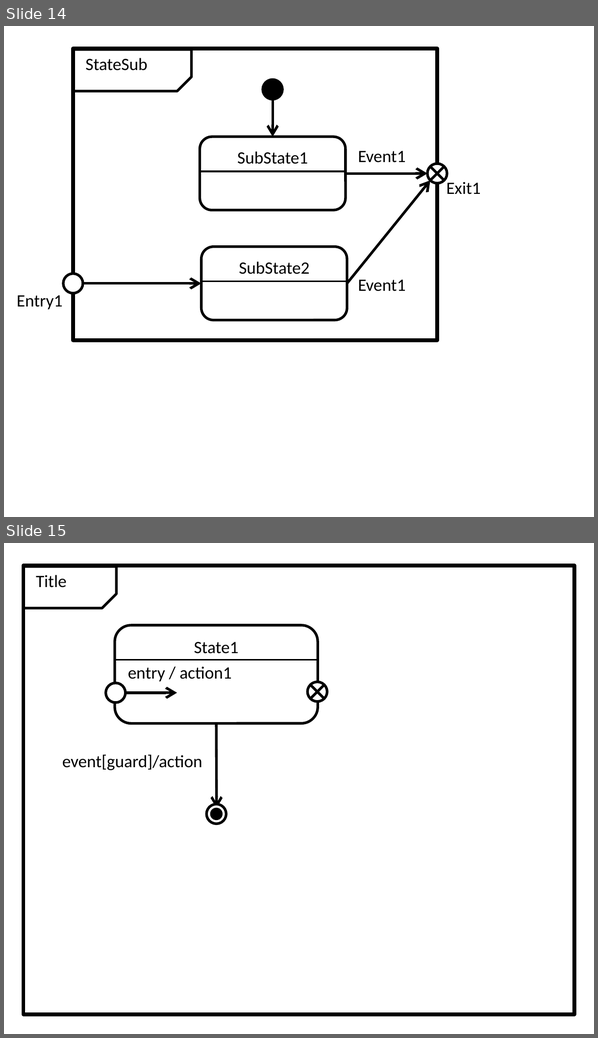
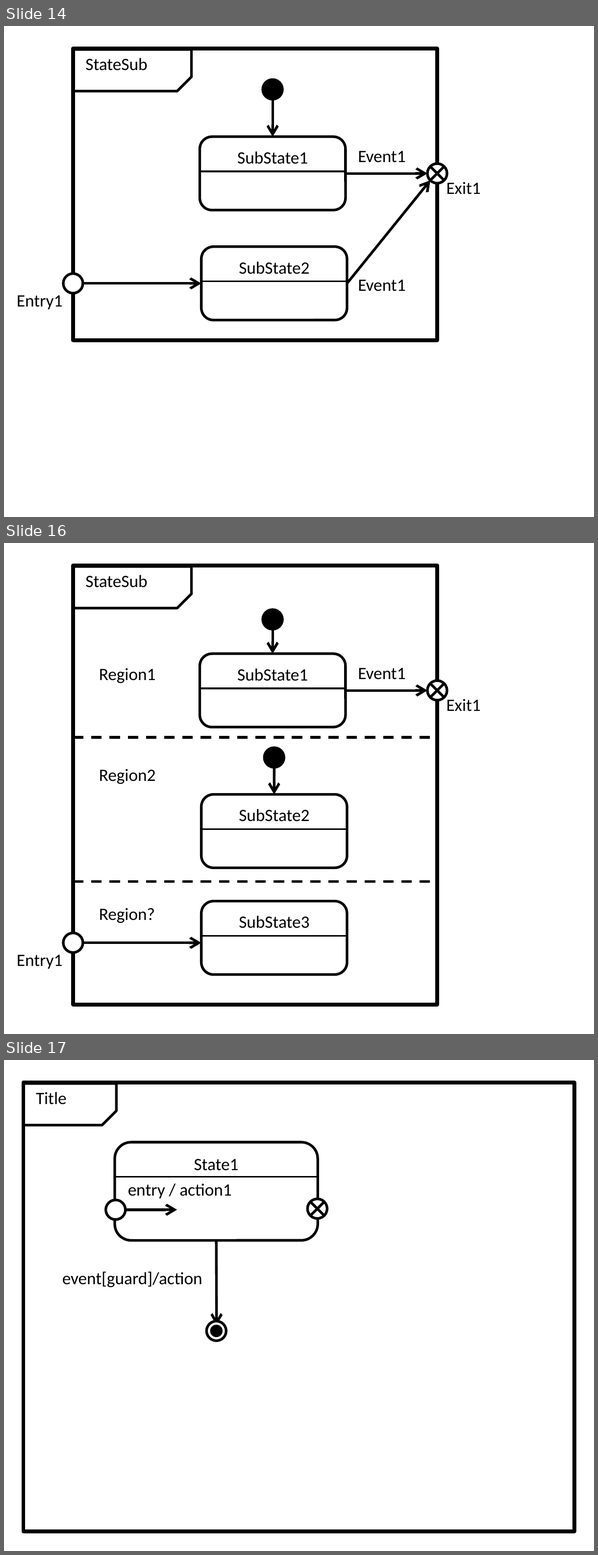
Before and after one commit to redboltz/cpp_sample, a slide deck: boost_training/msm/fig.pptx. Shown one above the other, each under a label of ours: slides 14 and 15 before the commit, slides 14, 16 and 17 after it; the slides between them are not shown. The pictures are 598x1038 and 598x1555 pixels, drawn with LibreOffice and Linux fonts; fonts in the diff are those of the drawing. Boxes give left, top, right and bottom in pixels: in the first picture for what was removed or moved away, otherwise in the second. Text is boxed around its words. In the diff, an @@ line names an element or a change of style, - is before the commit and + after.

```diff
--- a/boost_training/msm/fig.pptx
+++ b/boost_training/msm/fig.pptx
@@ slide 16 added at [4, 543, 594, 1034], background #FFFFFF @@
@@ rectangle added at [73, 566, 437, 1005], outline #000000 2.25 pt @@
@@ snip rect added at [73, 567, 191, 608], outline #000000 1.5 pt @@
@@ text added at [85, 575, 147, 588], 10 pt, text #000000 @@
+StateSub
@@ ellipse added at [262, 609, 282, 629], fill #000000, outline #000000 1.5 pt @@
@@ arrow added from (272, 629) to (272, 654), #000000 1.5 pt @@
@@ rounded rectangle added at [200, 654, 346, 728], outline #000000 1.5 pt, 10 pt, text #000000 @@
+SubState1
@@ text added at [99, 668, 156, 683], 10 pt, text #000000 @@
+Region1
@@ text added at [358, 668, 405, 680], 10 pt, text #000000 @@
+Event1
@@ line added from (200, 689) to (345, 689), #000000 1 pt @@
@@ ellipse added at [427, 680, 447, 700], fill #FFFFFF, outline #000000 1.5 pt @@
@@ line added from (429, 684) to (445, 698), #000000 1.5 pt @@
@@ line added from (445, 684) to (429, 698), #000000 1.5 pt @@
@@ arrow added from (346, 690) to (427, 690), #000000 1.5 pt @@
@@ text added at [446, 699, 481, 712], 10 pt, text #000000 @@
+Exit1
@@ line added from (73, 738) to (437, 738), #000000 1.5 pt dashed @@
@@ ellipse added at [265, 747, 285, 767], fill #000000, outline #000000 1.5 pt @@
@@ text added at [99, 769, 156, 784], 10 pt, text #000000 @@
+Region2
@@ arrow added from (274, 767) to (274, 795), #000000 1.5 pt @@
@@ rounded rectangle added at [201, 795, 347, 868], outline #000000 1.5 pt, 10 pt, text #000000 @@
+SubState2
@@ line added from (202, 829) to (346, 829), #000000 1 pt @@
@@ line added from (73, 881) to (437, 881), #000000 1.5 pt dashed @@
@@ text added at [99, 908, 155, 923], 10 pt, text #000000 @@
+Region?
@@ rounded rectangle added at [201, 901, 347, 975], outline #000000 1.5 pt, 10 pt, text #000000 @@
+SubState3
@@ ellipse added at [63, 934, 82, 953], fill #FFFFFF, outline #000000 1.5 pt @@
@@ line added from (202, 936) to (346, 936), #000000 1 pt @@
@@ arrow added from (82, 943) to (201, 943), #000000 1.5 pt @@
@@ text added at [17, 955, 62, 969], 10 pt, text #000000 @@
+Entry1
@@ what was slide 15 is now slide 17 @@
```
Also in this commit, not shown: 1 other slide added.
